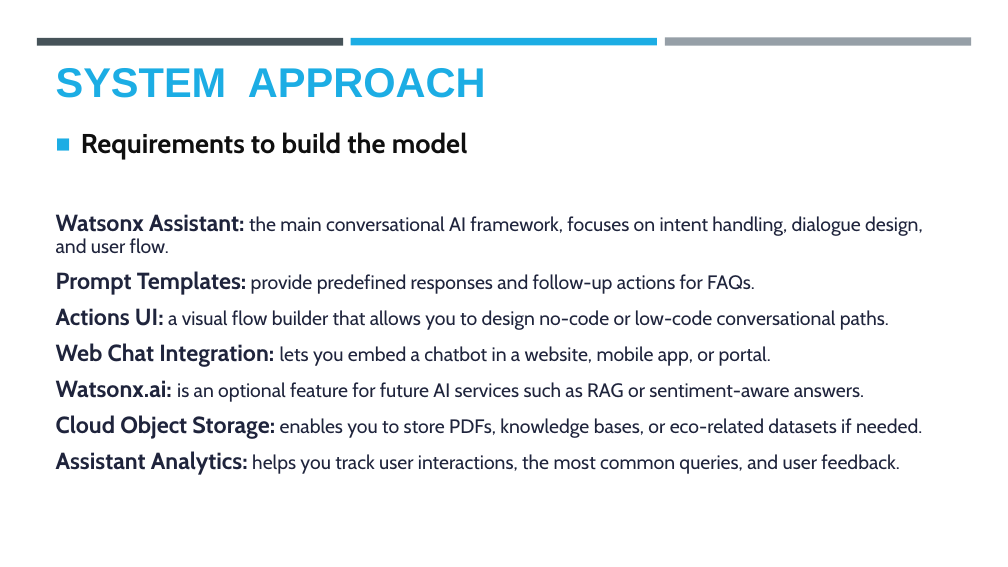
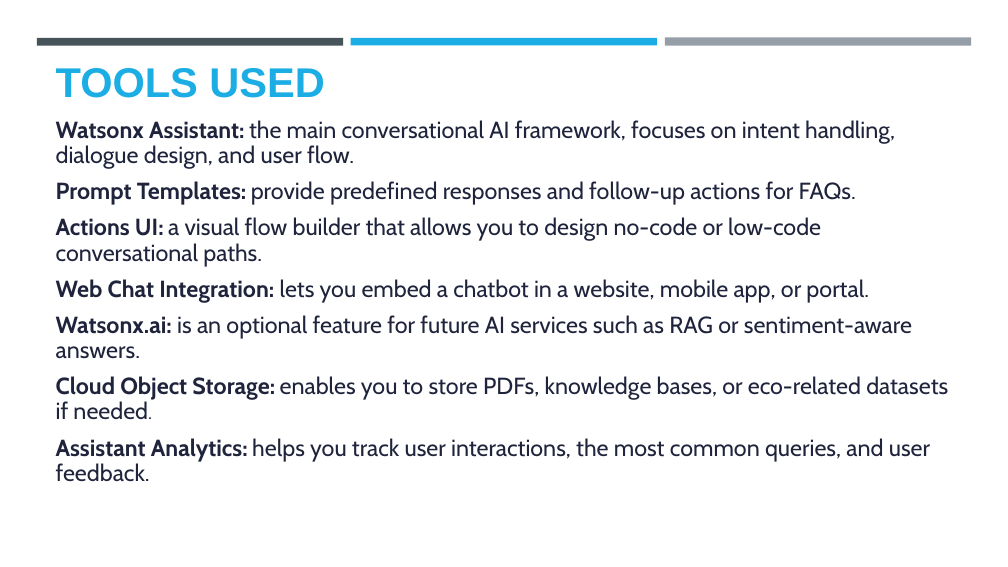
Before and after one commit to Suryank7/Eco-Lifestyle-Agent, a slide deck: slide 6 of ProjectTemplate (1) - Copy.pptx. Drawn at 1008x567 pixels with LibreOffice and Linux fonts; fonts in the diff are those of the drawing; background and template pictures are left out. Boxes give left, top, right and bottom in pixels: in the first picture for what was removed or moved away, otherwise in the second. Text is boxed around its words. In the diff, an @@ line names an element or a change of style, - is before the commit and + after.

```diff
--- a/ProjectTemplate (1) - Copy.pptx
+++ b/ProjectTemplate (1) - Copy.pptx
@@ text "Watsonx Assistant: the main conversational ..." at bbox=[56, 120, 948, 482]: size 18.5 to 22.2 pt in "the main conversational AI framework, focuses on ...", "provide predefined responses and follow-up actions for ...", "a visual flow builder that allows you ...", "lets you embed a chatbot in a ..." and 3 more places @@
@@ title at bbox=[56, 68, 324, 98]: text changed @@
-SYSTEM APPROACH
+TOOLS USED
@@ text at bbox=[81, 132, 468, 160]: paragraph removed @@
-■ Requirements to build the model
```
Also in this commit, not shown: 9 other slides changed, 4 slides added.
